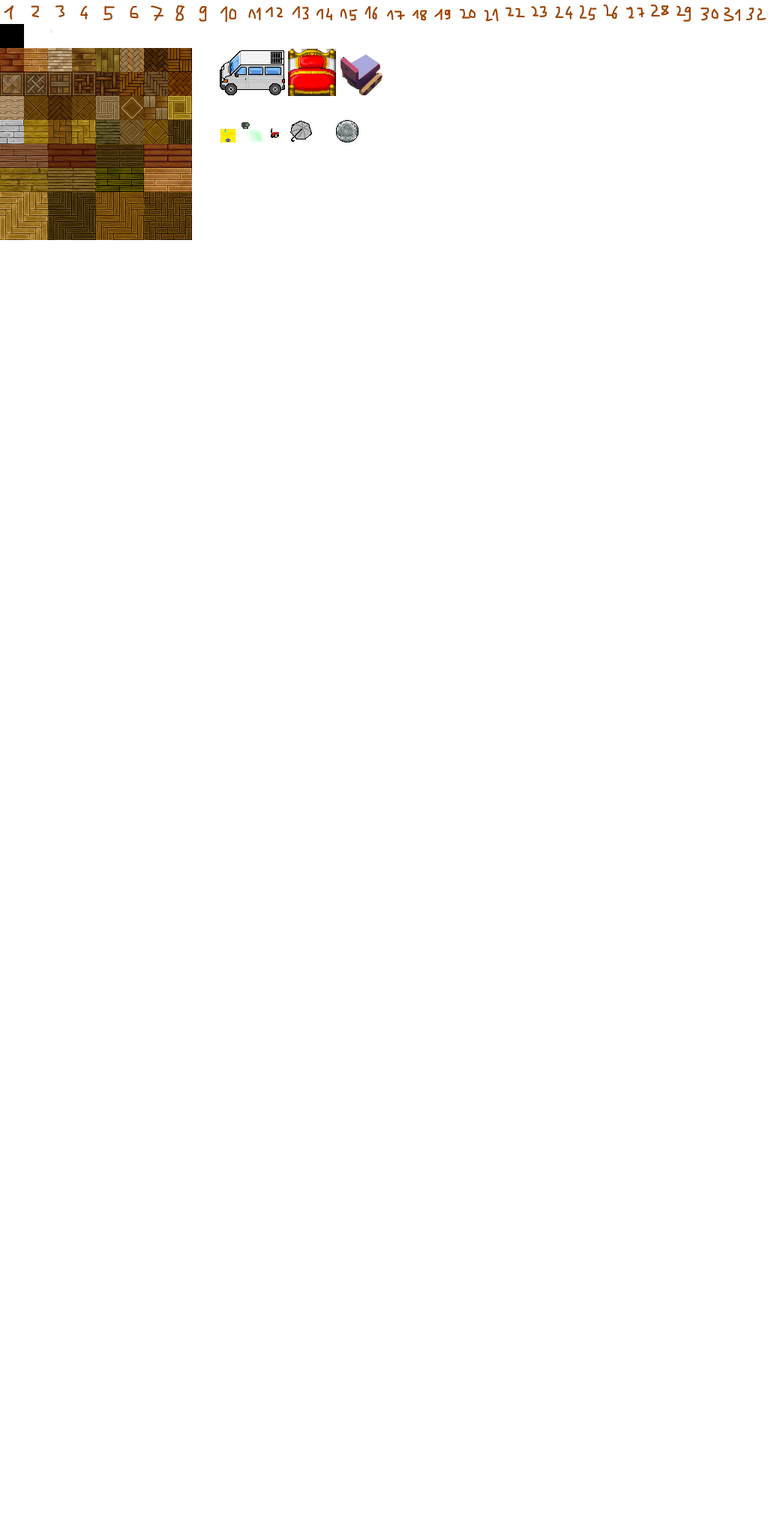
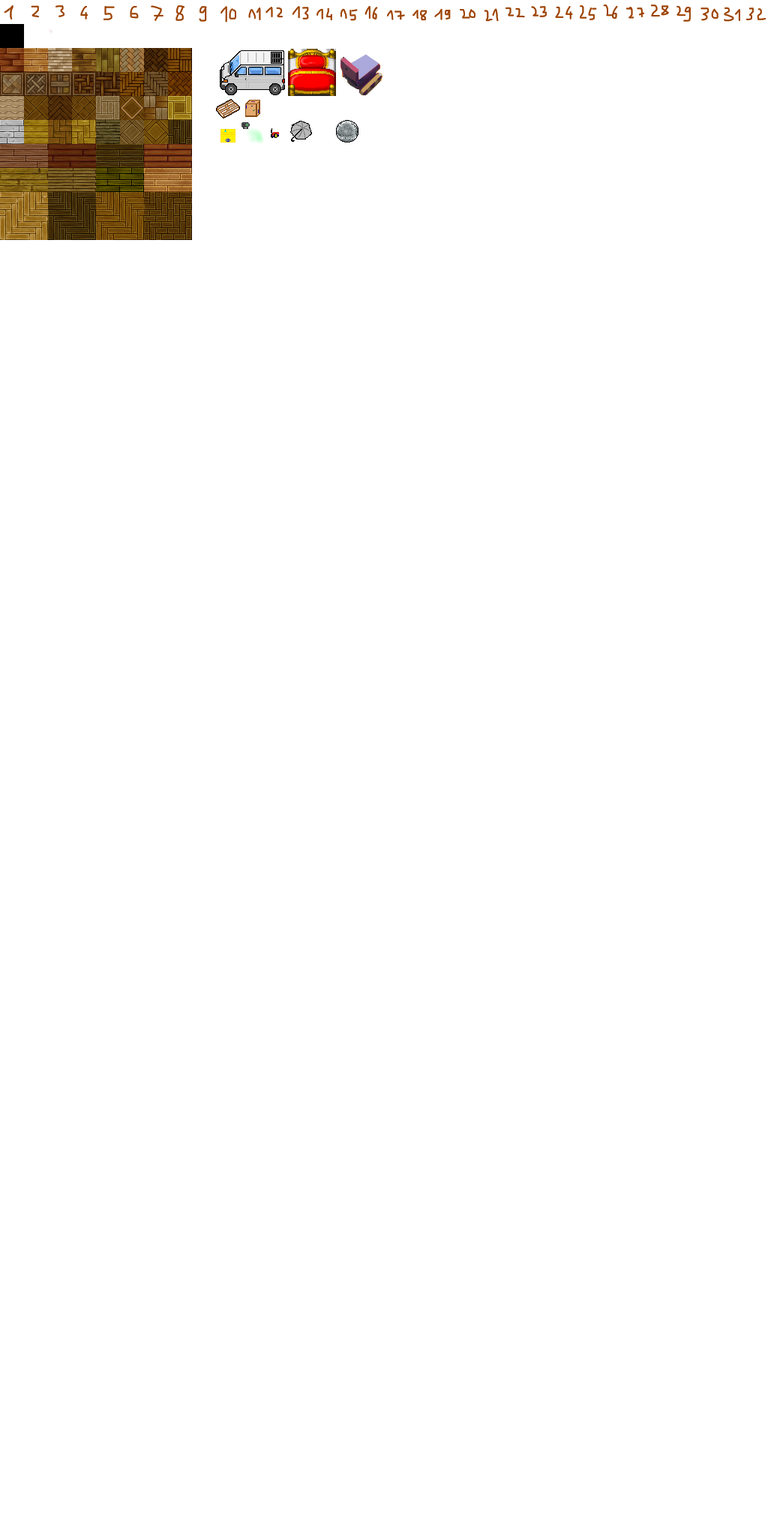
Revision of a layered 768 × 1536 image; what changed, layer by layer:
pixels changed over bbox(215, 52, 280, 119) (layer not identified)
